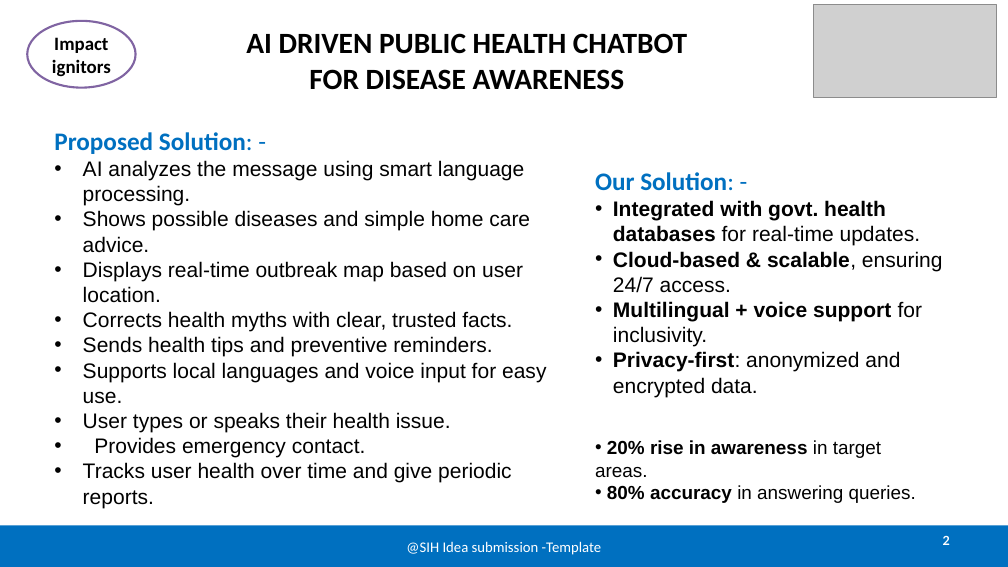
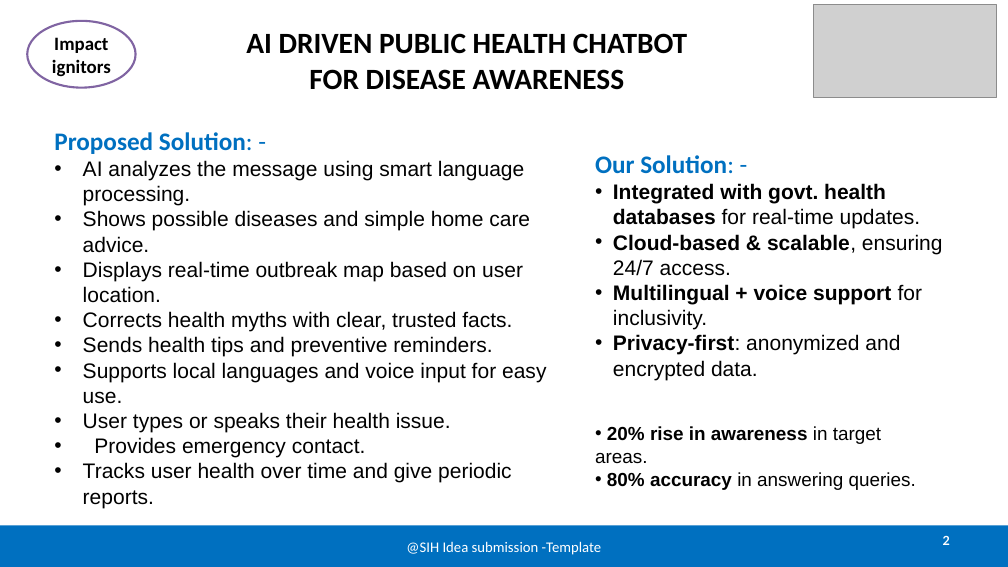
Before and after one commit to notjb2007/SIHackathon_2025, a slide deck: slide 2 of Smart India Hackathon 2025.pptx. Drawn at 1008x567 pixels with LibreOffice and Linux fonts; fonts in the diff are those of the drawing; grey boxes stand for pictures. Boxes give left, top, right and bottom in pixels: in the first picture for what was removed or moved away, otherwise in the second. Text is boxed around its words. In the diff, an @@ line names an element or a change of style, - is before the commit and + after.

```diff
--- a/Smart India Hackathon 2025.pptx
+++ b/Smart India Hackathon 2025.pptx
@@ text "Our Solution: -": place and size @@
-text "Our Solution: -" at [595,172,943,397]
+text "Our Solution: -" at [595,155,943,380]
@@ text "20% rise in awareness in ...": place and size @@
-text "20% rise in awareness in ..." at [595,440,916,503]
+text "20% rise in awareness in ..." at [595,426,916,490]
```
Also in this commit, not shown: 2 other slides changed, 1 other file.
